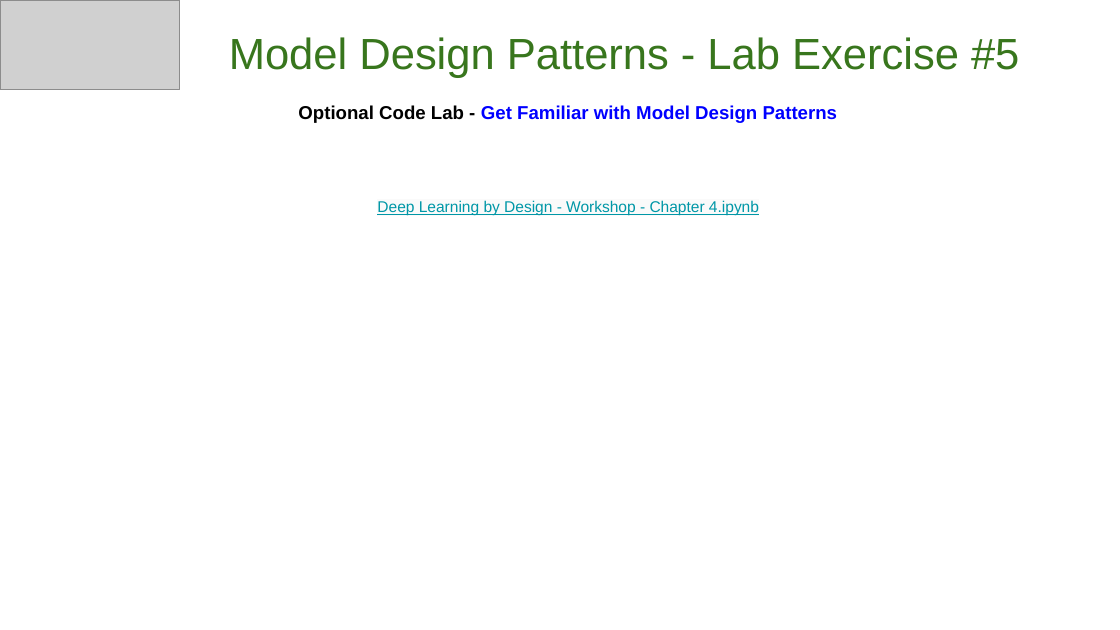
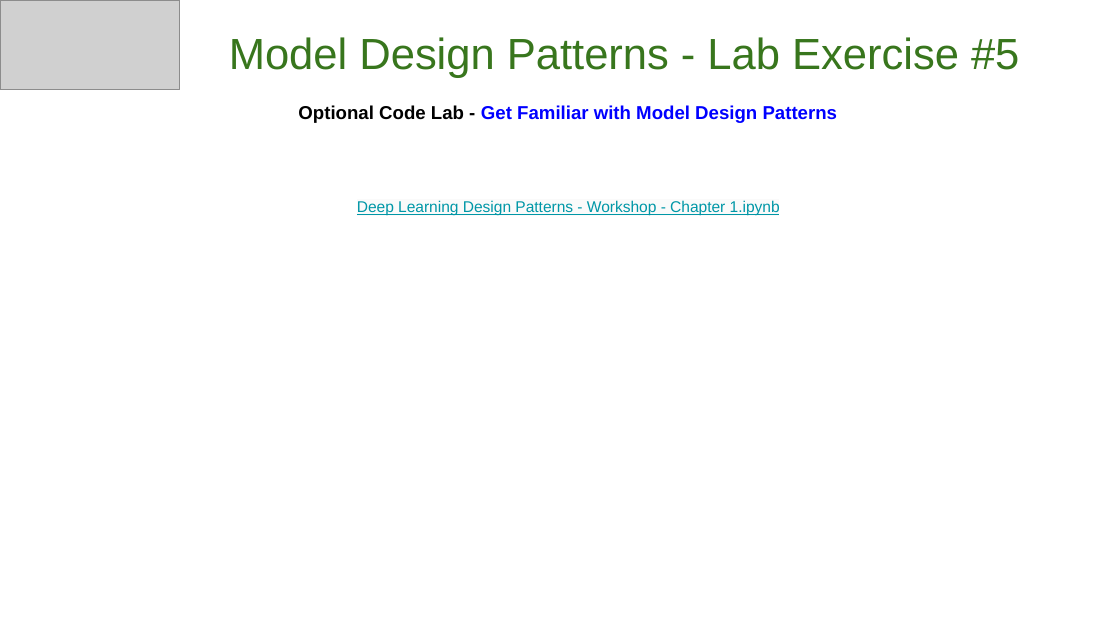
Before and after one commit to GoogleCloudPlatform/keras-idiomatic-programmer, a slide deck: slide 35 of books/deep-learning-design-patterns/Workshops/Junior/Deep Learning Design Patterns - Workshop - Chapter 1.pptx. Drawn at 1120x630 pixels with LibreOffice and Linux fonts; fonts in the diff are those of the drawing; grey boxes stand for pictures. Boxes give left, top, right and bottom in pixels: in the first picture for what was removed or moved away, otherwise in the second. Text is boxed around its words. In the diff, an @@ line names an element or a change of style, - is before the commit and + after.

```diff
--- a/books/deep-learning-design-patterns/Workshops/Junior/Deep Learning Design Patterns - Workshop - Chapter 1.pptx
+++ b/books/deep-learning-design-patterns/Workshops/Junior/Deep Learning Design Patterns - Workshop - Chapter 1.pptx
@@ text at (357,200,780,216): text changed @@
-Deep Learning by Design - Workshop - Chapter 4.ipynb
+Deep Learning Design Patterns - Workshop - Chapter 1.ipynb
```
Also in this commit, not shown: 1 other slide changed, 2 other files.
